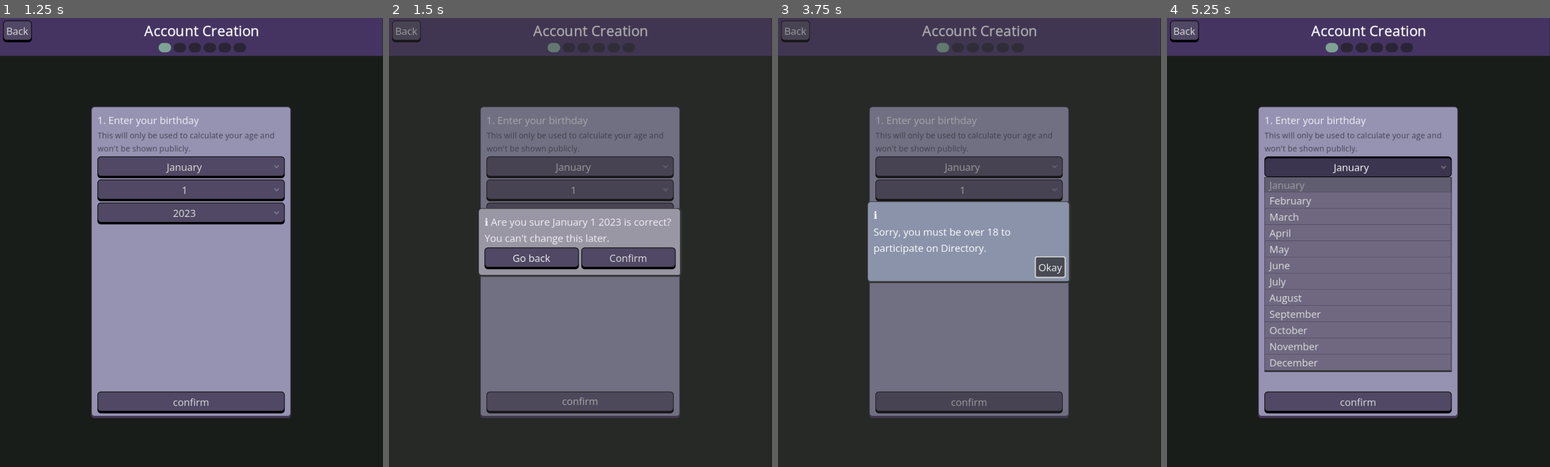
Above: before the commit, frames 1-4 (left to right).
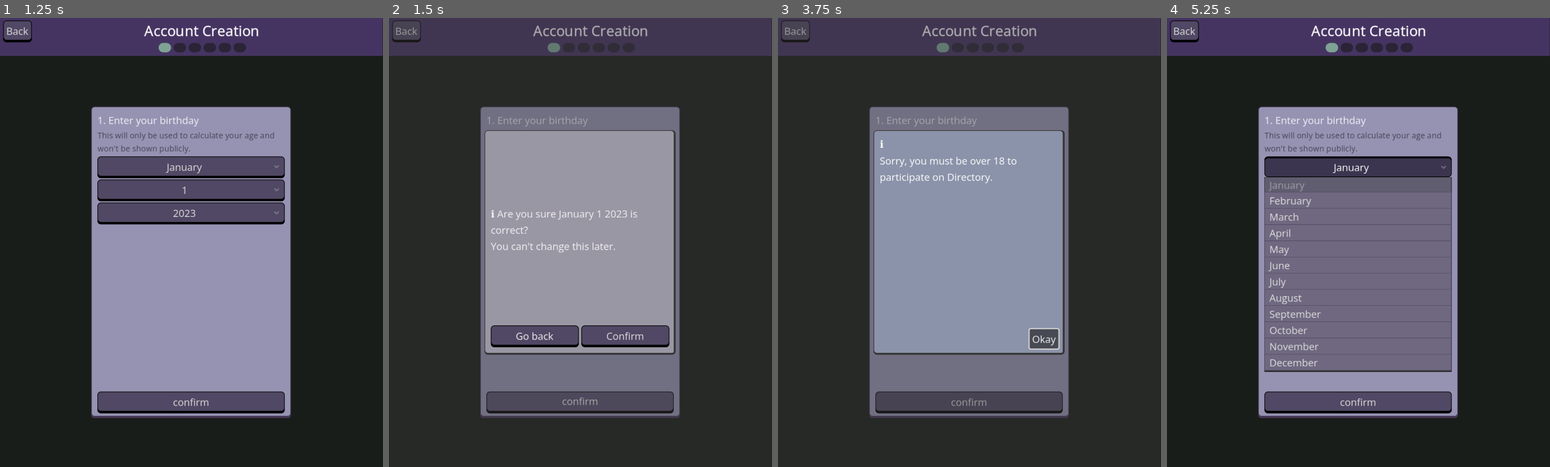
Above: after the commit, the same moments.

Repository: meet-directory/directory-app
Game: Godot game, scene res://app/login_screen/login.tscn
Two runs of this game, one before a commit and one after it. Both use one fixed random seed, a clock stepped at 60 frames per second and the inputs below.
Inputs:
- Up to frame 1 (1.25 s): click "Create Account" at 0.5 s
- Up to frame 2 (1.5 s): click "confirm" at 1.25 s
- Up to frame 3 (3.75 s): click "Go back" at 2 s; click "confirm" at 2.75 s; click "Confirm" at 3.5 s
- Up to frame 4 (5.25 s): click "Okay" at 4.25 s; click "January" at 5 s

Frame 1 is identical in both runs. In frame 2, 21% of the frame differs, in the area x 23-77%, y 25-75%; in frame 3, 17%; in frame 4, nothing differs.
Error in both runs: Invalid access to property or key 'latitude' on a base object of type 'Nil'. (res://globals/location_service.gd:120)

Commit message:
restrict popup windows to screen size

Diff:
--- a/app/popups/confirmation_popup_dialogue.gd
+++ b/app/popups/confirmation_popup_dialogue.gd
@@ -4,6 +4,8 @@
 @onready var description_label: Label = %DescriptionLabel
 @onready var cancel_button: Button = %CancelButton
 @onready var confirm_button: Button = %ConfirmButton
+@onready var popup: MarginContainer = %Popup
+@onready var scroll_content: Label = %DescriptionLabel
 
 signal confirm_pressed
 signal cancel_pressed
@@ -11,14 +13,25 @@
 const INFO_CHAR = 'ℹ️'
 
 func _ready() -> void:
+	#_resize()
+	cancel_button.grab_focus()
+
+func _resize() -> void:
 	var screen_size = get_viewport().get_visible_rect().size
-	description_label.custom_minimum_size.x = screen_size.x/2
-	cancel_button.grab_focus()
+	popup.custom_minimum_size = screen_size/2
+	await get_tree().process_frame
+	if scroll_content.size.y > popup.custom_minimum_size.y:
+		popup.custom_minimum_size.y = min(screen_size.y, scroll_content.size.y + cancel_button.size.y)
+	for i in range(1, 4):
+		await get_tree().process_frame
+		if scroll_content.size.y > popup.custom_minimum_size.y:
+			popup.custom_minimum_size.x = min(screen_size.x, scroll_content.size.x + 50*i)
 
 func set_text(text:String, cancel_btn:String="Go back", confirm_btn="Confirm"):
 	description_label.text = INFO_CHAR + ' ' + text
 	cancel_button.text = cancel_btn
 	confirm_button.text = confirm_btn
+	_resize()
 
 func _input(event: InputEvent) -> void:
 	if event.is_action_pressed("ui_cancel"):
--- a/app/popups/confirmation_popup_dialogue.tscn
+++ b/app/popups/confirmation_popup_dialogue.tscn
@@ -16,11 +16,11 @@
 corner_radius_bottom_right = 5
 corner_radius_bottom_left = 5
 
-[node name="InfoPopupDialogue" type="CanvasLayer"]
+[node name="InfoPopupDialogue" type="CanvasLayer" unique_id=1370725255]
 layer = 100
 script = ExtResource("1_xfunr")
 
-[node name="MarginContainer" type="MarginContainer" parent="."]
+[node name="MarginContainer" type="MarginContainer" parent="." unique_id=35351146]
 anchors_preset = 15
 anchor_right = 1.0
 anchor_bottom = 1.0
@@ -30,59 +30,67 @@
 size_flags_vertical = 3
 theme = ExtResource("2_pwmra")
 
-[node name="Panel" type="Panel" parent="MarginContainer"]
+[node name="Panel" type="Panel" parent="MarginContainer" unique_id=1647433658]
 layout_mode = 2
 theme_override_styles/panel = ExtResource("2_53o8q")
 
-[node name="CenterContainer" type="CenterContainer" parent="MarginContainer"]
+[node name="CenterContainer" type="CenterContainer" parent="MarginContainer" unique_id=938781269]
 layout_mode = 2
 
-[node name="Popup" type="MarginContainer" parent="MarginContainer/CenterContainer"]
+[node name="Popup" type="MarginContainer" parent="MarginContainer/CenterContainer" unique_id=981064176]
+unique_name_in_owner = true
+custom_minimum_size = Vector2(0, 100)
 layout_mode = 2
 
-[node name="Panel" type="Panel" parent="MarginContainer/CenterContainer/Popup"]
+[node name="Panel" type="Panel" parent="MarginContainer/CenterContainer/Popup" unique_id=155085003]
 layout_mode = 2
 theme_override_styles/panel = SubResource("StyleBoxFlat_d7pvo")
 
-[node name="MarginContainer" type="MarginContainer" parent="MarginContainer/CenterContainer/Popup"]
+[node name="MarginContainer" type="MarginContainer" parent="MarginContainer/CenterContainer/Popup" unique_id=1834740420]
 layout_mode = 2
 theme_override_constants/margin_left = 10
 theme_override_constants/margin_top = 10
 theme_override_constants/margin_right = 10
 theme_override_constants/margin_bottom = 10
 
-[node name="VBoxContainer" type="VBoxContainer" parent="MarginContainer/CenterContainer/Popup/MarginContainer"]
+[node name="VBoxContainer" type="VBoxContainer" parent="MarginContainer/CenterContainer/Popup/MarginContainer" unique_id=583378375]
 layout_mode = 2
 
-[node name="Label" type="Label" parent="MarginContainer/CenterContainer/Popup/MarginContainer/VBoxContainer"]
+[node name="Label" type="Label" parent="MarginContainer/CenterContainer/Popup/MarginContainer/VBoxContainer" unique_id=159074609]
 visible = false
 layout_mode = 2
 text = "ℹ️"
 
-[node name="DescriptionLabel" type="Label" parent="MarginContainer/CenterContainer/Popup/MarginContainer/VBoxContainer"]
-unique_name_in_owner = true
-custom_minimum_size = Vector2(100, 0)
-layout_mode = 2
-text = "description ipsum dolor ya yada yada"
-autowrap_mode = 2
-
-[node name="HBoxContainer" type="HBoxContainer" parent="MarginContainer/CenterContainer/Popup/MarginContainer/VBoxContainer"]
+[node name="ScrollContainer" type="ScrollContainer" parent="MarginContainer/CenterContainer/Popup/MarginContainer/VBoxContainer" unique_id=1083248206]
 layout_mode = 2
 size_flags_vertical = 3
 
-[node name="CancelButton" type="Button" parent="MarginContainer/CenterContainer/Popup/MarginContainer/VBoxContainer/HBoxContainer"]
+[node name="DescriptionLabel" type="Label" parent="MarginContainer/CenterContainer/Popup/MarginContainer/VBoxContainer/ScrollContainer" unique_id=394142912]
+unique_name_in_owner = true
+custom_minimum_size = Vector2(20, 0)
+layout_mode = 2
+size_flags_horizontal = 3
+size_flags_vertical = 6
+text = "description ipsum dolor ya yada yadadescription ipsum dolor ya yada yadadescription ipsum dolor "
+autowrap_mode = 2
+
+[node name="HBoxContainer" type="HBoxContainer" parent="MarginContainer/CenterContainer/Popup/MarginContainer/VBoxContainer" unique_id=1643615304]
+layout_mode = 2
+size_flags_vertical = 8
+
+[node name="CancelButton" type="Button" parent="MarginContainer/CenterContainer/Popup/MarginContainer/VBoxContainer/HBoxContainer" unique_id=1587523759]
 unique_name_in_owner = true
 layout_mode = 2
 size_flags_horizontal = 3
 text = "Go back"
 
-[node name="ConfirmButton" type="Button" parent="MarginContainer/CenterContainer/Popup/MarginContainer/VBoxContainer/HBoxContainer"]
+[node name="ConfirmButton" type="Button" parent="MarginContainer/CenterContainer/Popup/MarginContainer/VBoxContainer/HBoxContainer" unique_id=1532149382]
 unique_name_in_owner = true
 layout_mode = 2
 size_flags_horizontal = 3
 text = "Confirm"
 
-[node name="HFlowContainer" type="HFlowContainer" parent="MarginContainer/CenterContainer/Popup/MarginContainer/VBoxContainer"]
+[node name="HFlowContainer" type="HFlowContainer" parent="MarginContainer/CenterContainer/Popup/MarginContainer/VBoxContainer" unique_id=986255849]
 layout_mode = 2
 
 [connection signal="pressed" from="MarginContainer/CenterContainer/Popup/MarginContainer/VBoxContainer/HBoxContainer/CancelButton" to="." method="_on_cancel_button_pressed"]
--- a/app/popups/info_popup_dialogue.gd
+++ b/app/popups/info_popup_dialogue.gd
@@ -1,18 +1,32 @@
 extends CanvasLayer
 class_name InfoPopup
+@onready var popup: MarginContainer = %Popup
 
 signal closed
 
 @onready var description_label: Label = %DescriptionLabel
 @onready var close_button: Button = %CloseButton
+@onready var scroll_content: VBoxContainer = %ScrollContent
 
 func _ready() -> void:
+	#_resize()
+	close_button.grab_focus()
+
+func _resize() -> void:
 	var screen_size = get_viewport().get_visible_rect().size
-	description_label.custom_minimum_size.x = screen_size.x/2
-	close_button.grab_focus()
+	popup.custom_minimum_size = screen_size/2
+	await get_tree().process_frame
+	if scroll_content.size.y > popup.custom_minimum_size.y:
+		popup.custom_minimum_size.y = min(screen_size.y, scroll_content.size.y + close_button.size.y)
+	for i in range(1, 4):
+		await get_tree().process_frame
+		if scroll_content.size.y > popup.custom_minimum_size.y:
+			popup.custom_minimum_size.x = min(screen_size.x, scroll_content.size.x + 50*i)
 
 func set_text(text:String):
 	description_label.text = text
+	await get_tree().process_frame
+	_resize()
 
 func _input(event: InputEvent) -> void:
 	if event.is_action_pressed("ui_cancel"):
--- a/app/popups/info_popup_dialogue.tscn
+++ b/app/popups/info_popup_dialogue.tscn
@@ -15,11 +15,11 @@
 corner_radius_bottom_right = 5
 corner_radius_bottom_left = 5
 
-[node name="InfoPopupDialogue" type="CanvasLayer"]
+[node name="InfoPopupDialogue" type="CanvasLayer" unique_id=993939486]
 layer = 100
 script = ExtResource("1_d7pvo")
 
-[node name="MarginContainer" type="MarginContainer" parent="."]
+[node name="MarginContainer" type="MarginContainer" parent="." unique_id=367784045]
 anchors_preset = 15
 anchor_right = 1.0
 anchor_bottom = 1.0
@@ -28,42 +28,57 @@
 size_flags_horizontal = 3
 size_flags_vertical = 3
 
-[node name="Panel" type="Panel" parent="MarginContainer"]
+[node name="Panel" type="Panel" parent="MarginContainer" unique_id=1501054716]
 layout_mode = 2
 theme_override_styles/panel = ExtResource("2_mor8o")
 
-[node name="CenterContainer" type="CenterContainer" parent="MarginContainer"]
+[node name="CenterContainer" type="CenterContainer" parent="MarginContainer" unique_id=1743148482]
 layout_mode = 2
 
-[node name="Popup" type="MarginContainer" parent="MarginContainer/CenterContainer"]
+[node name="Popup" type="MarginContainer" parent="MarginContainer/CenterContainer" unique_id=2124765423]
+unique_name_in_owner = true
+custom_minimum_size = Vector2(200, 200)
 layout_mode = 2
 
-[node name="Panel" type="Panel" parent="MarginContainer/CenterContainer/Popup"]
+[node name="Panel" type="Panel" parent="MarginContainer/CenterContainer/Popup" unique_id=238690075]
 layout_mode = 2
 theme_override_styles/panel = SubResource("StyleBoxFlat_d7pvo")
 
-[node name="MarginContainer" type="MarginContainer" parent="MarginContainer/CenterContainer/Popup"]
+[node name="MarginContainer" type="MarginContainer" parent="MarginContainer/CenterContainer/Popup" unique_id=1147234381]
 layout_mode = 2
+size_flags_vertical = 3
 theme_override_constants/margin_left = 10
 theme_override_constants/margin_top = 10
 theme_override_constants/margin_right = 10
 theme_override_constants/margin_bottom = 10
 
-[node name="VBoxContainer" type="VBoxContainer" parent="MarginContainer/CenterContainer/Popup/MarginContainer"]
+[node name="VBoxContainer" type="VBoxContainer" parent="MarginContainer/CenterContainer/Popup/MarginContainer" unique_id=668388860]
 layout_mode = 2
 
-[node name="Label" type="Label" parent="MarginContainer/CenterContainer/Popup/MarginContainer/VBoxContainer"]
+[node name="ScrollContainer" type="ScrollContainer" parent="MarginContainer/CenterContainer/Popup/MarginContainer/VBoxContainer" unique_id=2026907305]
+unique_name_in_owner = true
+layout_mode = 2
+size_flags_vertical = 3
+
+[node name="ScrollContent" type="VBoxContainer" parent="MarginContainer/CenterContainer/Popup/MarginContainer/VBoxContainer/ScrollContainer" unique_id=289856773]
+unique_name_in_owner = true
+layout_mode = 2
+size_flags_horizontal = 3
+size_flags_vertical = 3
+
+[node name="Label" type="Label" parent="MarginContainer/CenterContainer/Popup/MarginContainer/VBoxContainer/ScrollContainer/ScrollContent" unique_id=261664894]
 layout_mode = 2
 text = "ℹ️"
 
-[node name="DescriptionLabel" type="Label" parent="MarginContainer/CenterContainer/Popup/MarginContainer/VBoxContainer"]
+[node name="DescriptionLabel" type="Label" parent="MarginContainer/CenterContainer/Popup/MarginContainer/VBoxContainer/ScrollContainer/ScrollContent" unique_id=537957618]
 unique_name_in_owner = true
 custom_minimum_size = Vector2(180, 0)
 layout_mode = 2
-text = "description ipsum dolor ya yada yada"
+size_flags_vertical = 3
+text = "description ipsum dolor ya yada yadadescription ipsum dolor ya yada yadadescription ipsum dolor ya yada yadadescription ipsum dolor ya yada yadadescription ipsum dolor ya yada yadadescription ipsum dolor ya yada yadadescription ipsum dolor ya yada yadadescription ipsum dolor ya yada yada"
 autowrap_mode = 2
 
-[node name="CloseButton" type="Button" parent="MarginContainer/CenterContainer/Popup/MarginContainer/VBoxContainer"]
+[node name="CloseButton" type="Button" parent="MarginContainer/CenterContainer/Popup/MarginContainer/VBoxContainer" unique_id=1446638126]
 unique_name_in_owner = true
 layout_mode = 2
 size_flags_horizontal = 8
--- a/globals/app.gd
+++ b/globals/app.gd
@@ -1,6 +1,6 @@
 extends Node
 @export var is_prod = true
-var software_version = 'v0.2.2-beta'
+var software_version = 'v0.2.3-beta'
 ## Prevents downloading photos during development. If using prod, should always be true
 @export var load_photos = true
 
Not shown: 1 places in app/popups/confirmation_popup_dialogue.tscn that only renumber resources
Not shown: 1 places in app/popups/info_popup_dialogue.tscn that only renumber resources
